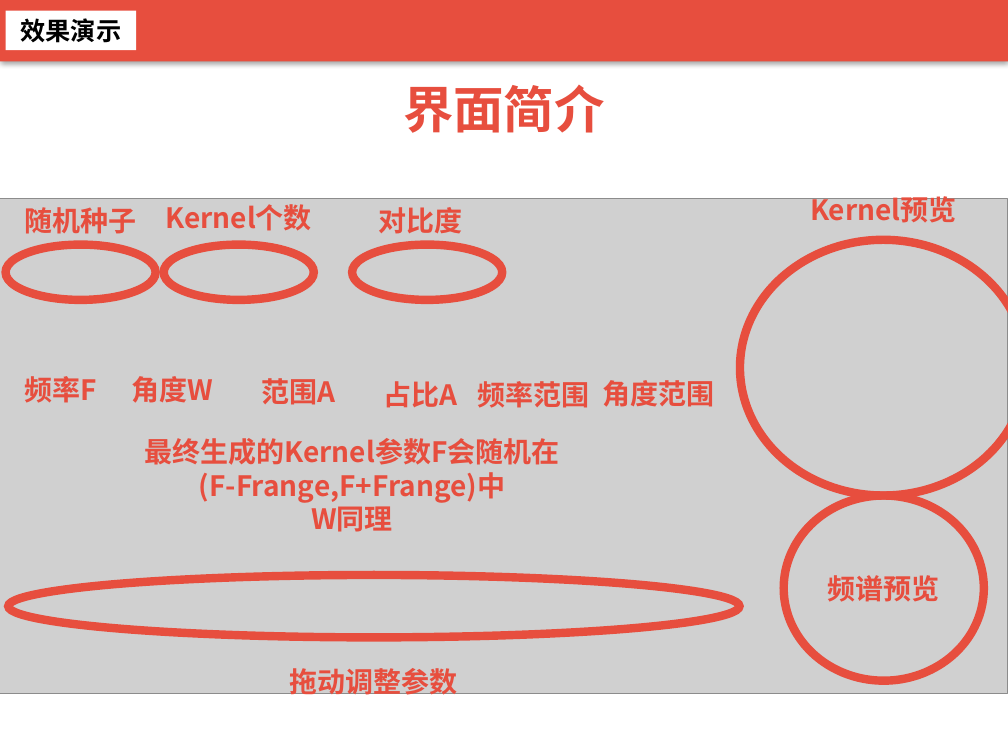
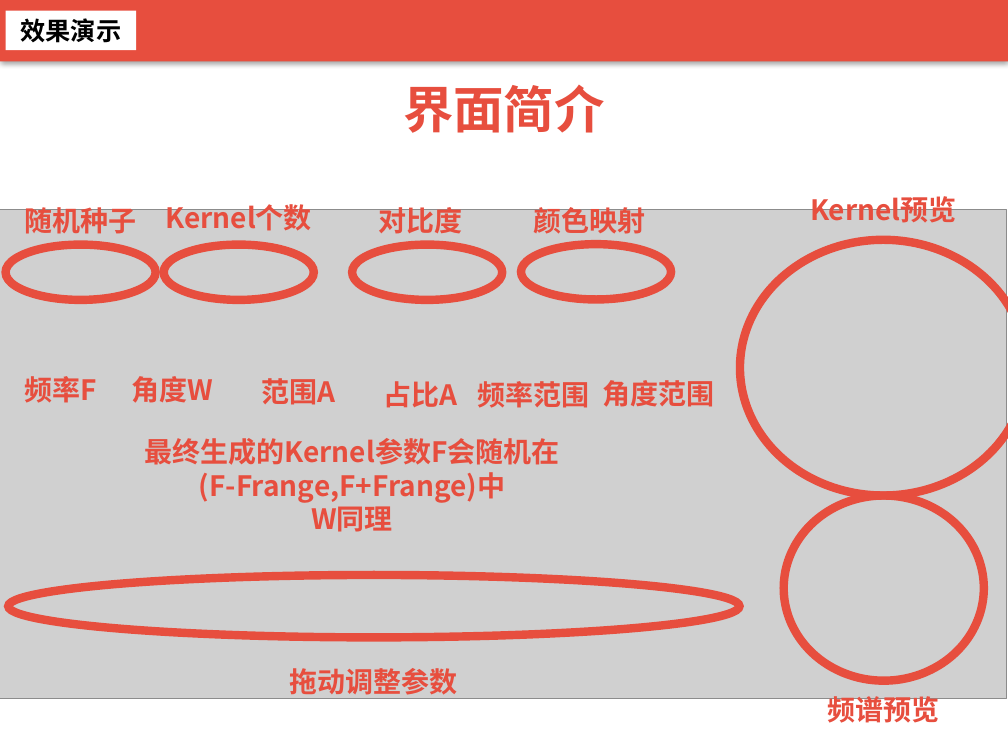
Before and after one commit to Karl0007/GaborNoise, a slide deck: slide 19 of GaborNoise实验报告.pptx. Drawn at 1008x756 pixels with LibreOffice and Linux fonts; fonts in the diff are those of the drawing; grey boxes stand for pictures; background and template pictures are left out. Boxes give left, top, right and bottom in pixels: in the first picture for what was removed or moved away, otherwise in the second. Text is boxed around its words. In the diff, an @@ line names an element or a change of style, - is before the commit and + after.

```diff
--- a/GaborNoise实验报告.pptx
+++ b/GaborNoise实验报告.pptx
@@ text added at box(533, 203, 645, 234), 20 pt, text #E74E3E, bold @@
+颜色映射
@@ picture: place and size @@
-picture at box(0, 199, 1007, 694)
+picture at box(0, 210, 1007, 699)
@@ ellipse added at box(521, 244, 671, 299), outline #E74E3E 6 pt @@
@@ text "频谱预览" rewrapped from box(827, 575, 939, 602) to box(827, 696, 939, 728) @@
```
Also in this commit, not shown: 4 other slides changed, 3 slides added, 21 other files.
